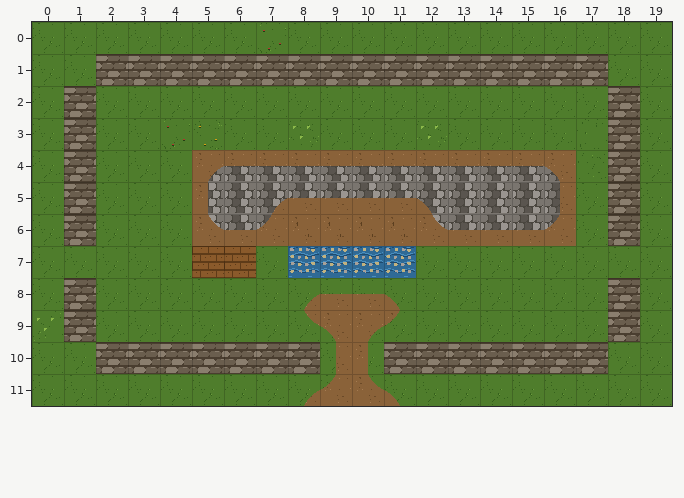
Tiled map (JSON), stored at client/public/maps/brackenford.tmj. The first picture shows the starting point.
Cells are 32x32 px. Shown: x 0..19, y 0..11.
After the commit:
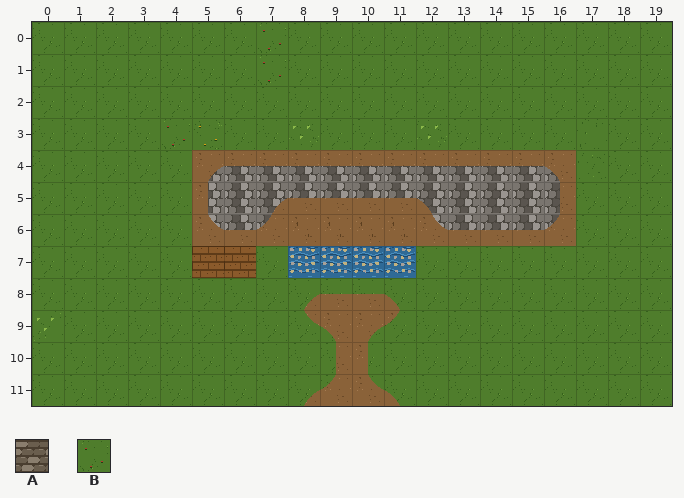
Key: from "cliff_face": A 0; from "grass": B 6.
_ is an empty cell.
From the commit log: [VILLAGE-WALL-1] Remove the rock wall around Brackenford and fill it with grass (#131)
The edit:
Layer "ground_detail":
Tile B is added in row 1 at x 7.
Layer "walls":
The tile that lay hidden is gone in row 1 at x 2 to 17; in rows 2 to 6 at x 1 and 18; in rows 8 to 9 at x 1 and 18; in row 10 at x 2 to 8 and 11 to 17.
Layer "collision":
Tile A is gone in row 1 at x 2 to 17; in rows 2 to 6 at x 1 and 18; in rows 8 to 9 at x 1 and 18; in row 10 at x 2 to 8 and 11 to 17.
Where, in picture pixels (left, top, right, bottom), the same in both pictures:
changed: (64, 54, 640, 246)
removed: (64, 278, 320, 374)
removed: (384, 278, 640, 374)
